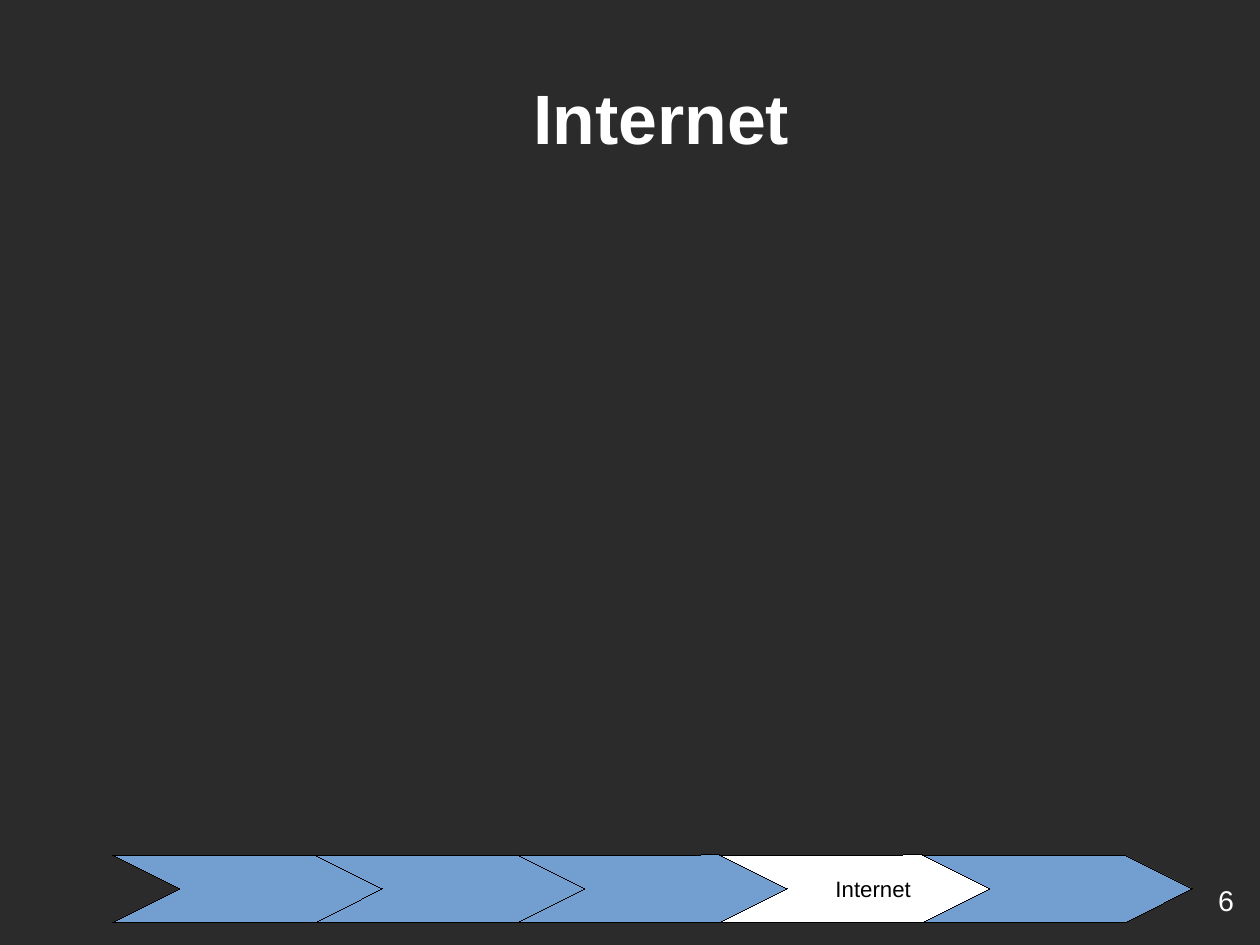
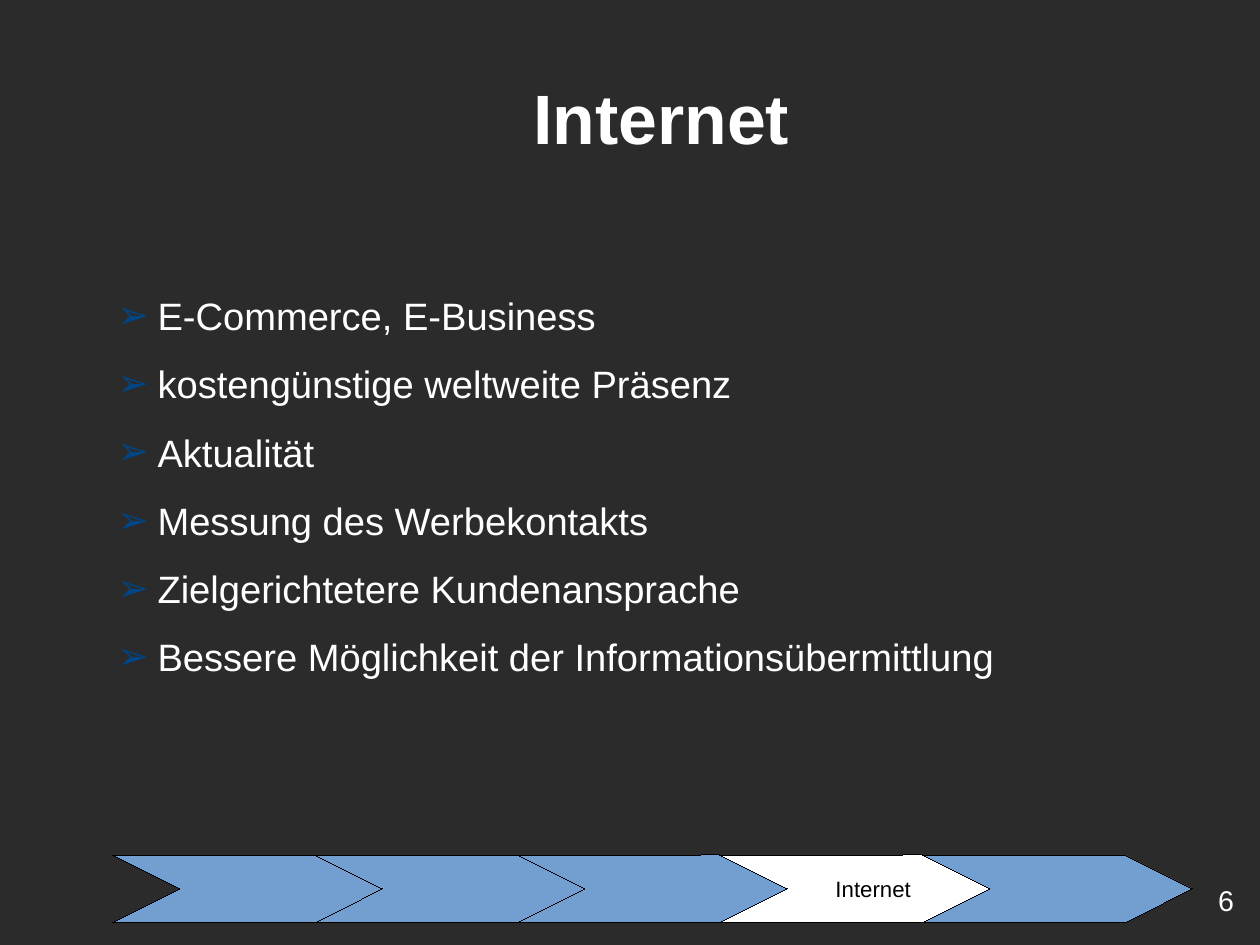
Before and after one commit to ChristianMarzianGithub/WGBlockWoche2Praesentation, a slide deck: slide 6 of TemplateHellGrauBlau.odp. Drawn at 1260x945 pixels with LibreOffice and Linux fonts; fonts in the diff are those of the drawing; background and template pictures are left out; a plain dark background stands for a picture behind light text. Boxes give left, top, right and bottom in pixels: in the first picture for what was removed or moved away, otherwise in the second. Text is boxed around its words. In the diff, an @@ line names an element or a change of style, - is before the commit and + after.

```diff
--- a/TemplateHellGrauBlau.odp
+++ b/TemplateHellGrauBlau.odp
@@ text added at [158, 302, 994, 679], 24 pt, text #FFFFFF @@
+➢ E-Commerce, E-Business
+➢ kostengünstige weltweite Präsenz
+➢ Aktualität
+➢ Messung des Werbekontakts
+➢ Zielgerichtetere Kundenansprache
+➢ Bessere Möglichkeit der Informationsübermittlung
```
Also in this commit, not shown: 6 other slides changed.
